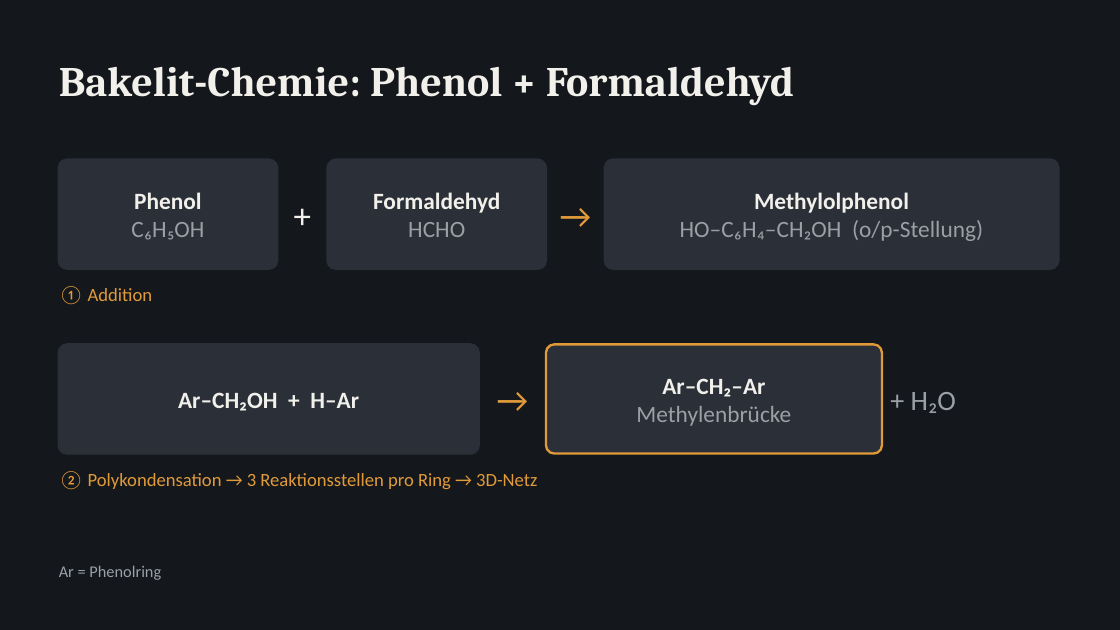
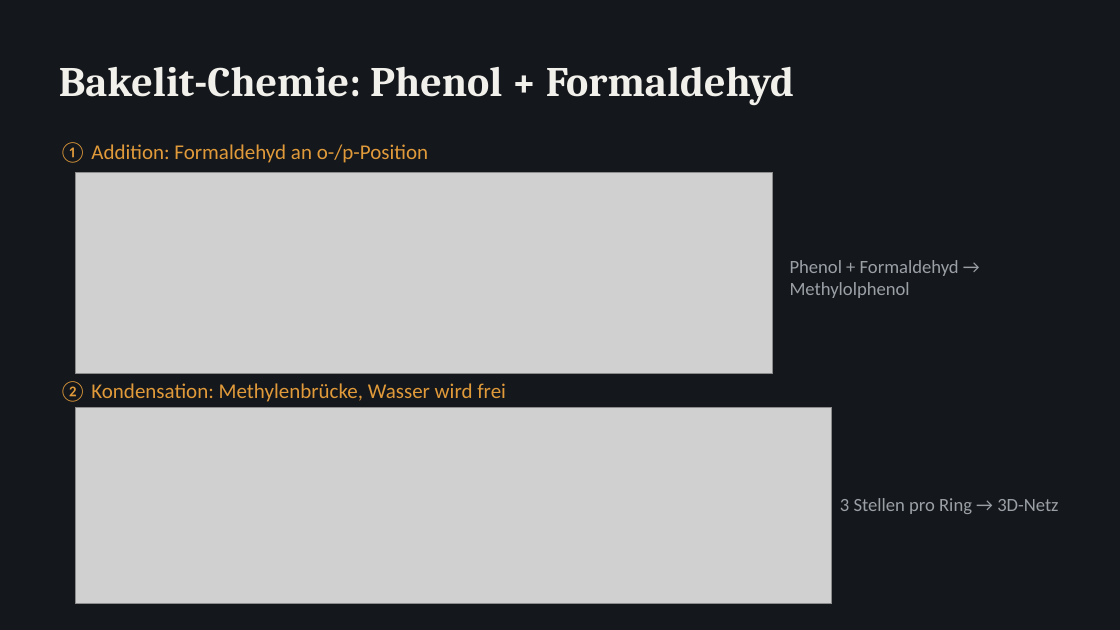
Before and after one commit to tgg-8/Contend-creation-, a slide deck: slide 5 of Duroplaste.pptx. Drawn at 1120x630 pixels with LibreOffice and Linux fonts; fonts in the diff are those of the drawing; grey boxes stand for pictures. Boxes give left, top, right and bottom in pixels: in the first picture for what was removed or moved away, otherwise in the second. Text is boxed around its words. In the diff, an @@ line names an element or a change of style, - is before the commit and + after.

```diff
--- a/Duroplaste.pptx
+++ b/Duroplaste.pptx
@@ text added at (59,142,428,163), 18 pt, text #E09A3A @@
+① Addition: Formaldehyd an o-/p-Position
@@ rounded rectangle removed at (59,160,277,269) @@
@@ picture added at (76,172,773,374) @@
@@ text removed at (277,160,328,269) @@
-+
@@ rounded rectangle removed at (328,160,546,269) @@
@@ text removed at (546,160,605,269) @@
-→
@@ rounded rectangle removed at (605,160,1059,269) @@
@@ text removed at (131,192,204,240) @@
-Phenol
-C₆H₅OH
@@ text removed at (373,192,500,237) @@
-Formaldehyd
-HCHO
@@ text removed at (680,192,983,241) @@
-Methylolphenol
-HO–C₆H₄–CH₂OH (o/p-Stellung)
@@ text added at (790,260,959,298), 16 pt, text #9AA0A6 @@
+Phenol + Formaldehyd → Methylolphenol
@@ text removed at (59,286,153,304) @@
-① Addition
@@ rounded rectangle removed at (59,344,479,454) @@
@@ text removed at (479,344,546,454) @@
-→
@@ rounded rectangle removed at (546,344,882,454) @@
@@ text added at (59,381,506,402), 18 pt, text #E09A3A @@
+② Kondensation: Methylenbrücke, Wasser wird frei
@@ text removed at (636,378,791,426) @@
-Ar–CH₂–Ar
-Methylenbrücke
@@ picture added at (76,408,832,604) @@
@@ text removed at (178,392,359,411) @@
-Ar–CH₂OH + H–Ar
@@ text removed at (911,392,956,413) @@
-+ H₂O
@@ text at (840,498,1058,514): text changed; text colour #E09A3A to #9AA0A6 @@
-② Polykondensation → 3 Reaktionsstellen pro Ring → 3D-Netz
+3 Stellen pro Ring → 3D-Netz
@@ text removed at (59,565,161,580) @@
-Ar = Phenolring
```
Also in this commit, not shown: 3 other slides changed.
